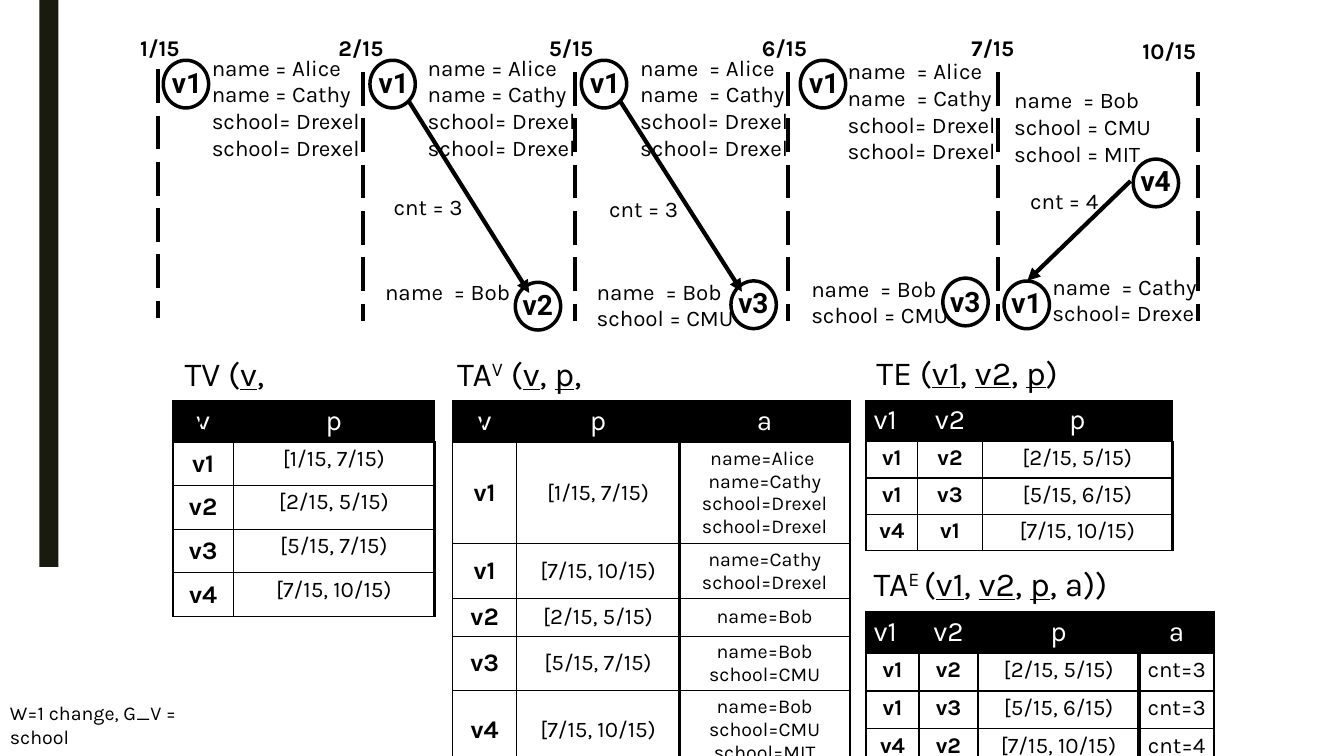
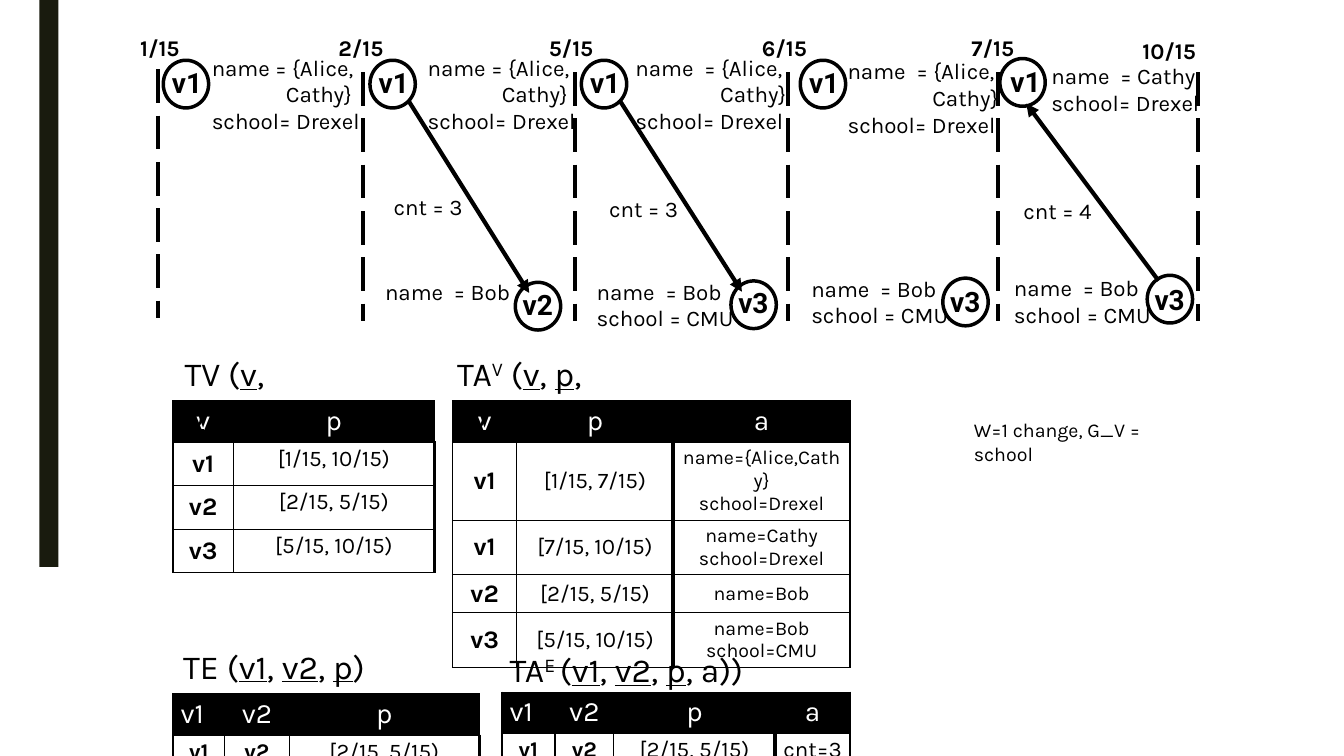
Before and after one commit to PortalDB/portal, a slide deck: slide 5 of paper/sigmod2017/figs/model.pptx. Drawn at 1344x756 pixels with LibreOffice and Linux fonts; fonts in the diff are those of the drawing. Boxes give left, top, right and bottom in pixels: in the first picture for what was removed or moved away, otherwise in the second. Text is boxed around its words. In the diff, an @@ line names an element or a change of style, - is before the commit and + after.

```diff
--- a/paper/sigmod2017/figs/model.pptx
+++ b/paper/sigmod2017/figs/model.pptx
@@ text at [212, 55, 353, 108]: text changed @@
-name = Alice
-name = Cathy
+name = {Alice,
+Cathy}
@@ text at [428, 55, 569, 108]: text changed @@
-name = Alice
-name = Cathy
+name = {Alice,
+Cathy}
@@ text at [635, 55, 786, 108]: text changed @@
-name = Alice
-name = Cathy
+name = {Alice,
+Cathy}
@@ ellipse: place and size @@
-ellipse at [1004, 281, 1050, 329]
+ellipse at [1000, 58, 1046, 106]
@@ text "v1": place and size @@
-text "v1" at [1011, 287, 1041, 320]
+text "v1" at [1010, 66, 1040, 99]
@@ text "name = Cathy": place and size @@
-text "name = Cathy" at [1052, 279, 1200, 322]
+text "name = Cathy" at [1051, 68, 1199, 112]
@@ text at [848, 62, 998, 112]: text changed @@
-name = Alice
-name = Cathy
+name = {Alice,
+Cathy}
@@ arrow moved from (1131, 181) - (1027, 281) to (1158, 280) - (1026, 104) @@
@@ text at [212, 140, 359, 157]: paragraph removed @@
-school= Drexel
@@ text at [428, 136, 575, 163]: paragraph removed @@
-school= Drexel
@@ text at [848, 143, 995, 160]: paragraph removed @@
-school= Drexel
@@ text at [1014, 146, 1140, 168]: paragraph removed @@
-school = MIT
@@ text "cnt = 4" rewrapped from [1030, 194, 1098, 216] to [1023, 204, 1091, 220] @@
@@ text "name = Bob": place and size @@
-text "name = Bob" at [1014, 92, 1151, 168]
+text "name = Bob" at [1014, 280, 1151, 324]
@@ ellipse: place and size @@
-ellipse at [1133, 159, 1179, 207]
+ellipse at [1147, 275, 1193, 323]
@@ text at [1155, 289, 1185, 318]: text changed @@
-v4
+v3
@@ table at [173, 401, 436, 574] @@
-row 2, column 2: [1/15, 7/15)
+row 2, column 2: [1/15, 10/15)
-row 4: v3 | [5/15, 7/15)
-row 5: v4 | [7/15, 10/15)
+row 4: v3 | [5/15, 10/15)
@@ table at [453, 401, 850, 668] @@
-row 2, column 3: name=Alice / name=Cathy / school=Drexel / school=Drexel
+row 2, column 3: name={Alice,Cathy} / school=Drexel
-row 5: v3 | [5/15, 7/15) | name=Bob / school=CMU
-row 6: v4 | [7/15, 10/15) | name=Bob / school=CMU school=MIT
+row 5: v3 | [5/15, 10/15) | name=Bob / school=CMU
@@ text "W=1 change, G_V = school": place and size @@
-text "W=1 change, G_V = school" at [10, 706, 161, 745]
+text "W=1 change, G_V = school" at [974, 423, 1125, 462]
@@ text at [702, 519, 827, 534]: paragraph removed @@
-school= Drexel
@@ text "TE (v1, v2, p)": place and size @@
-text "TE (v1, v2, p)" at [876, 360, 1058, 393]
+text "TE (v1, v2, p)" at [183, 654, 365, 687]
@@ text "TAE (v1, v2, p, a))" rewrapped from [924, 572, 1107, 604] to [560, 652, 743, 690] @@
@@ table: place and size @@
-table at [866, 400, 1173, 551]
+table at [173, 694, 480, 756]
@@ table at [173, 694, 480, 756] @@
-row 4, column 1: v4
+row 4, column 1: v3
@@ table at [502, 693, 850, 756] @@
-row 4, column 1: v4
+row 4, column 1: v3
-row 4, column 2: v2
+row 4, column 2: v1
@@ table: place and size @@
-table at [866, 612, 1214, 756]
+table at [502, 693, 850, 756]
```
Also in this commit, not shown: 7 other slides changed, 2 slides added, 17 other files.
